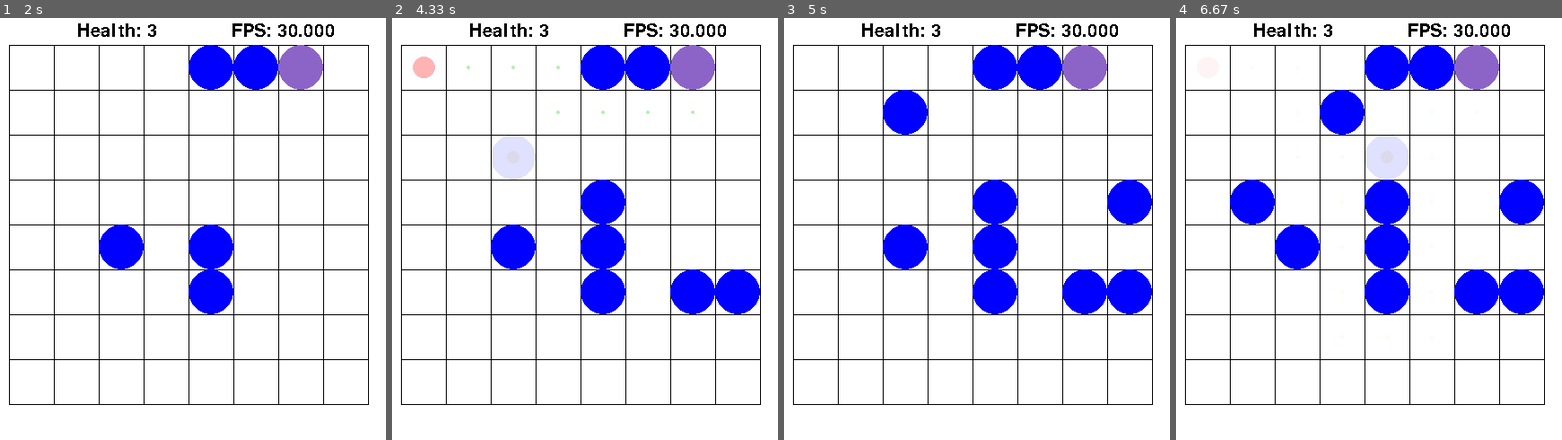
Above: before the commit, frames 1-4 (left to right).
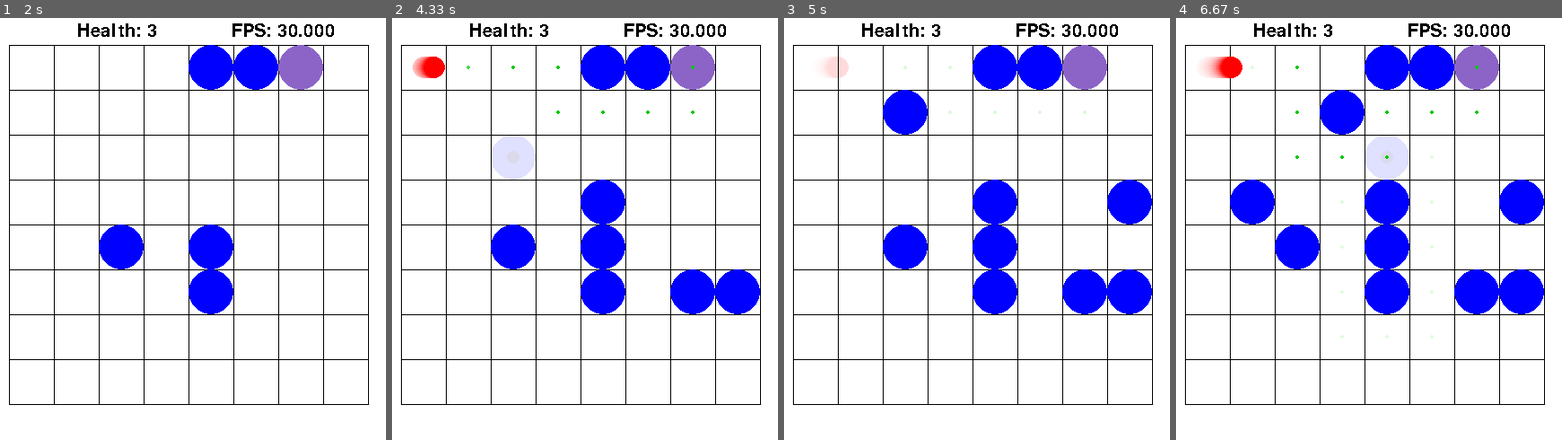
Above: after the commit, the same moments.

Repository: randompast/Tower-Defense-pygame
Game: pygame game, started from main.py
The game is run twice, just before and just after one commit, with the same random seed, the same clock (stepped at 60 frames per second) and the same inputs.
Inputs (mouse positions are in pixels of both pictures, inside the frame that each line leads up to):
- Up to frame 1 (2 s): click (193, 229) at 0.38 s; click (100, 233) at 0.72 s; click (250, 81) at 1.05 s; click (200, 85) at 1.38 s; click (196, 275) at 1.72 s
- Up to frame 2 (4.33 s): click (530, 140) at 2.05 s; click (685, 191) at 2.38 s; click (704, 220) at 2.75 s; click (720, 313) at 3.22 s; click (600, 212) at 3.55 s; click (500, 153) at 3.88 s; click (689, 275) at 4.22 s
- Up to frame 3 (5 s): click (915, 89) at 4.55 s; click (1112, 224) at 4.88 s
- Up to frame 4 (6.67 s): click (1295, 127) at 5.22 s; click (1345, 102) at 5.55 s; click (1396, 161) at 5.88 s; click (1403, 157) at 6.22 s; click (1272, 186) at 6.55 s

Frame 1 is identical in both runs. In frame 2, 0.4% of the frame differs, in the area x 6-79%, y 9-23%; in frame 3, 0.3%; in frame 4, 0.5%, in the area x 7-79%, y 9-34%.

Commit message:
checks nearest with y coordinate as well as x

Diff:
--- a/tower.py
+++ b/tower.py
@@ -26,8 +26,8 @@
         for enemy_index, e in enumerate(pyg.enemies):
             print(self.pos)
             print(enemy_index)
-            if self.range > (self.pos[0] - pyg.enemies[enemy_index].pos[0]):
-                self.shoot(pyg, enemy_index)
+            if self.range > (self.pos[0] - pyg.enemies[enemy_index].pos[0]) and self.range+1 > (self.pos[1] - pyg.enemies[enemy_index].pos[1]):
+               self.shoot(pyg, enemy_index)
 
 
 def tower_spawner(pyg, gpos):
